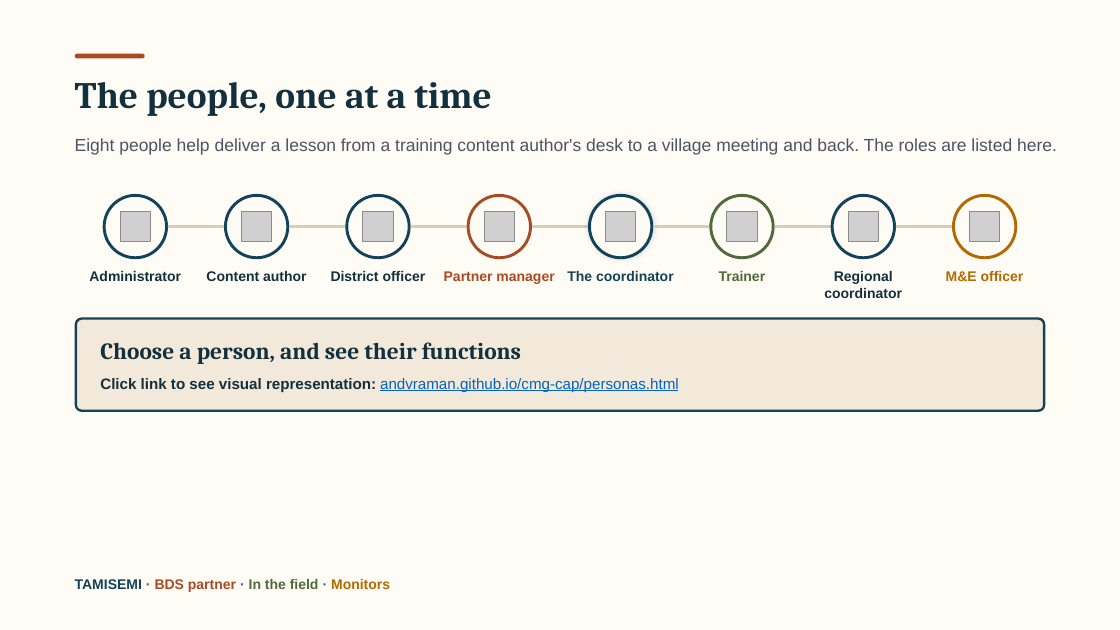
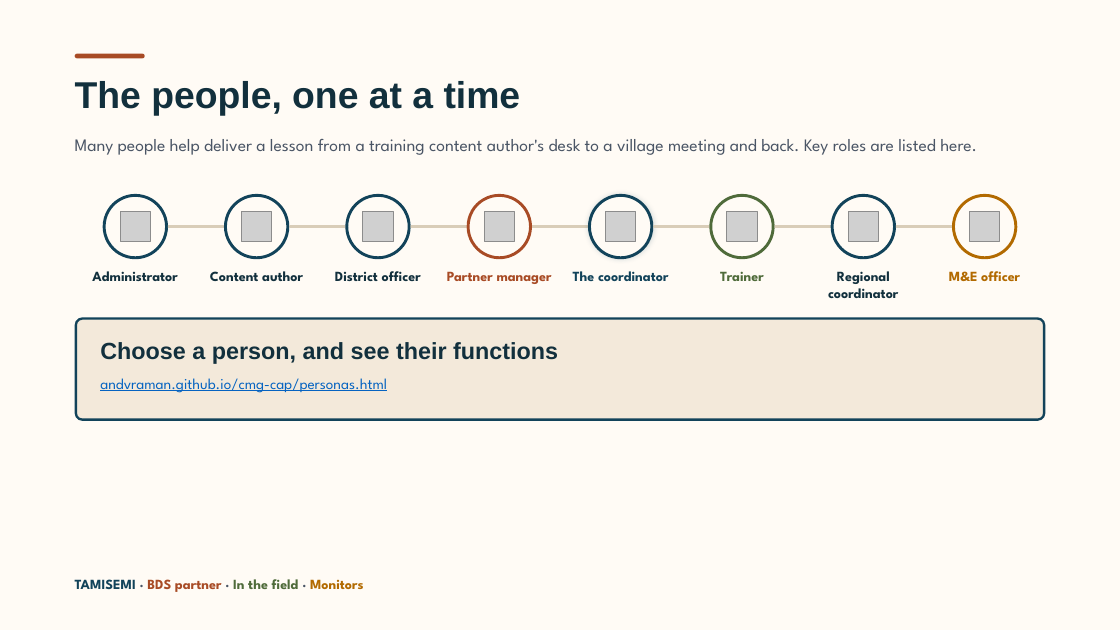
Before and after one commit to andvraman/cmg-cap, a slide deck: slide 6 of CMG-Training-system-introduction.pptx. Drawn at 1120x630 pixels with LibreOffice and Linux fonts; fonts in the diff are those of the drawing; grey boxes stand for pictures. Boxes give left, top, right and bottom in pixels: in the first picture for what was removed or moved away, otherwise in the second. Text is boxed around its words. In the diff, an @@ line names an element or a change of style, - is before the commit and + after.

Commit message:
Slide 5 wording, slide 6 wording and tidied link, fonts renamed to the agreed Domine/Nunito Sans throughout

```diff
--- a/CMG-Training-system-introduction.pptx
+++ b/CMG-Training-system-introduction.pptx
@@ text "The people, one at a ..." at (75,81,521,115): font Cambria to Arial @@
@@ text at (75,139,977,155): text changed; font Arial to League Spartan @@
-Eight people help deliver a lesson from a training content author's desk to a village meeting and back. The roles are listed here.
+Many people help deliver a lesson from a training content author's desk to a village meeting and back. Key roles are listed here.
@@ rounded rectangle: place and size @@
-rounded rectangle at (76,318,1044,411)
+rounded rectangle at (76,318,1044,419)
@@ text "Choose a person, and see ..." at (100,342,558,364): font Cambria to Arial @@
@@ text at (100,378,387,393): text changed; font Arial to League Spartan @@
-Click link to see visual representation: andvraman.github.io/cmg-cap/personas.html
+andvraman.github.io/cmg-cap/personas.html
@@ font Arial to League Spartan in 9 elements at (92,271,177,281), (210,271,303,281), (335,271,421,281), (447,271,552,284), (573,271,669,281), (720,271,764,281), (828,271,898,298), (949,271,1020,281), (75,579,364,592) @@
```
Also in this commit, not shown: 5 other slides changed, 1 other file.
